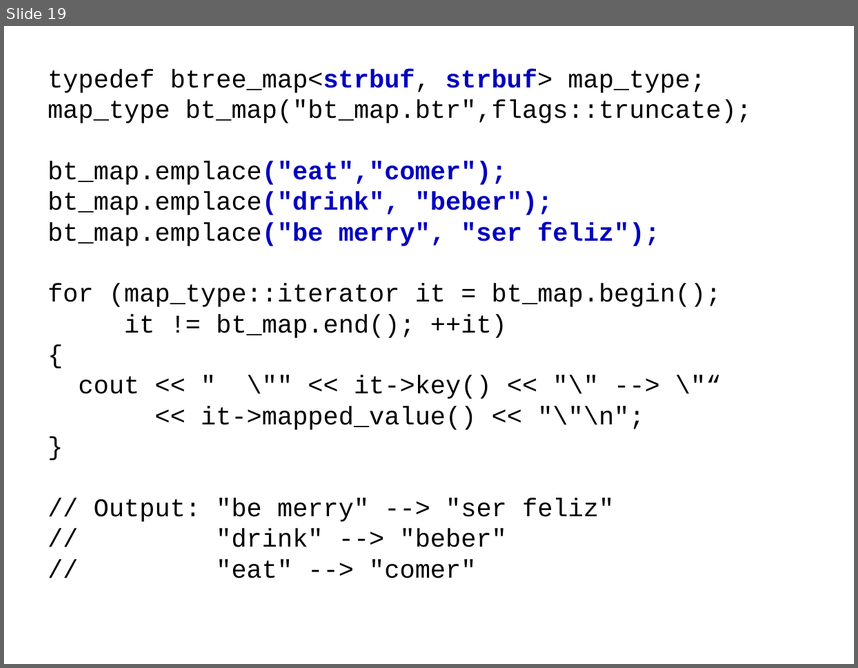
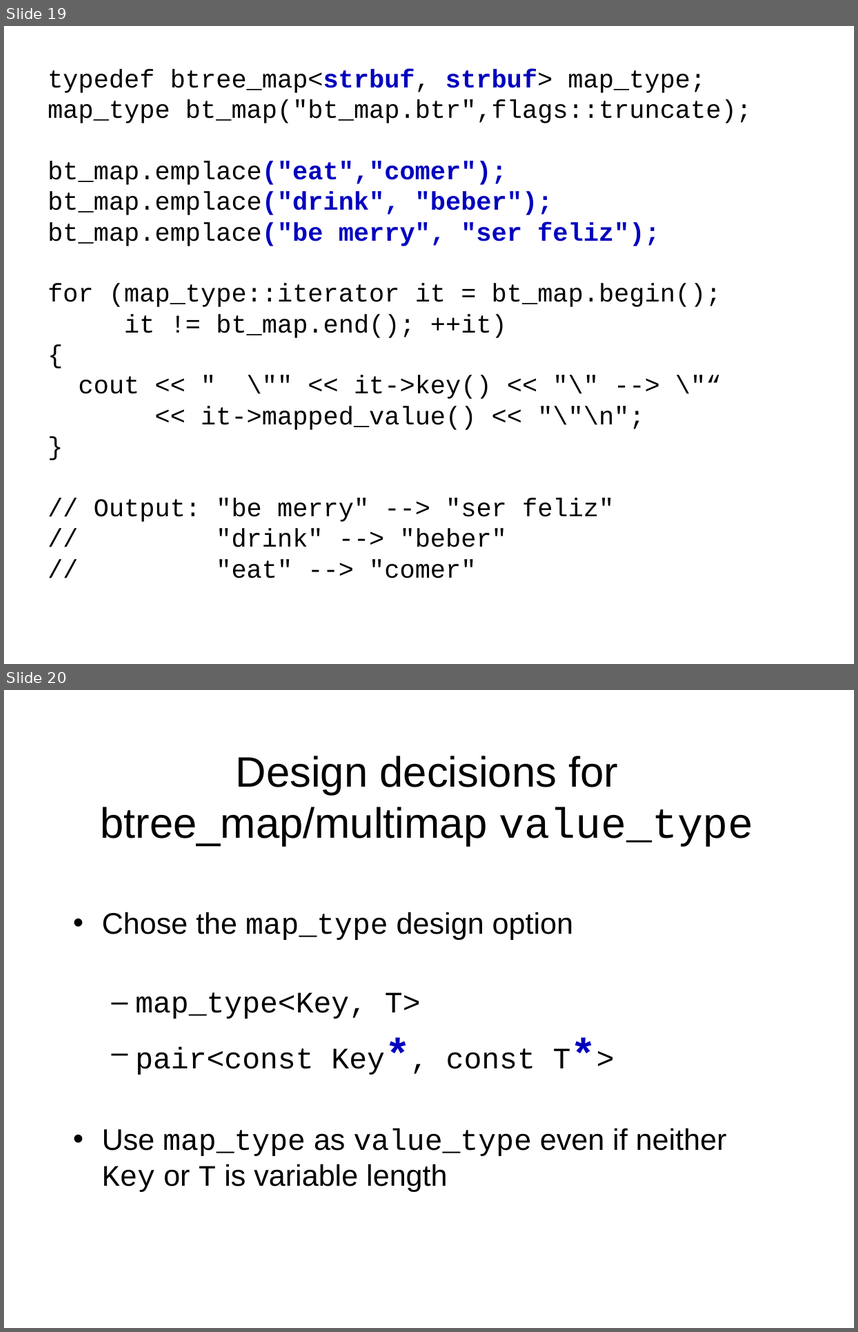
Before and after one commit to Beman/btree, a slide deck: libs/btree/doc/Proposed-B-tree-library.ppt. Shown one above the other, each under a label of ours: slide 19 before the commit, slides 19 and 20 after it. The pictures are 858x668 and 858x1332 pixels, drawn with LibreOffice and Linux fonts; fonts in the diff are those of the drawing; background and template pictures are left out. Boxes give left, top, right and bottom in pixels: in the first picture for what was removed or moved away, otherwise in the second. Text is boxed around its words. In the diff, an @@ line names an element or a change of style, - is before the commit and + after.

```diff
--- a/libs/btree/doc/Proposed-B-tree-library.ppt
+++ b/libs/btree/doc/Proposed-B-tree-library.ppt
@@ slide 20 added at (4, 690, 854, 1328), background picture (left out) @@
@@ title added at (100, 756, 754, 847), 40 pt, text #000000 @@
+Design decisions for btree_map/multimap value_type
@@ text added at (102, 911, 727, 1192), 28 pt, text #000000 @@
+• Chose the map_type design option
+  – map_type<Key, T>
+  – pair<const Key*, const T*>
+• Use map_type as value_type even if neither Key or T is variable length
```
Also in this commit, not shown: 4 slides changed, 1 other slide added.
